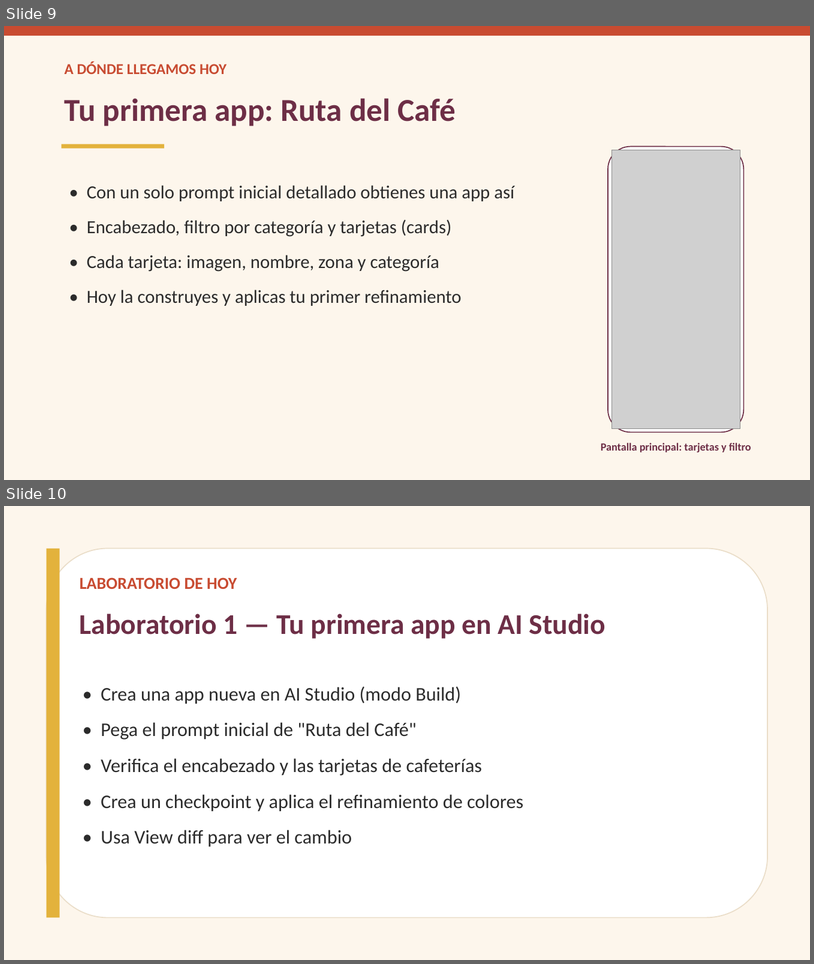
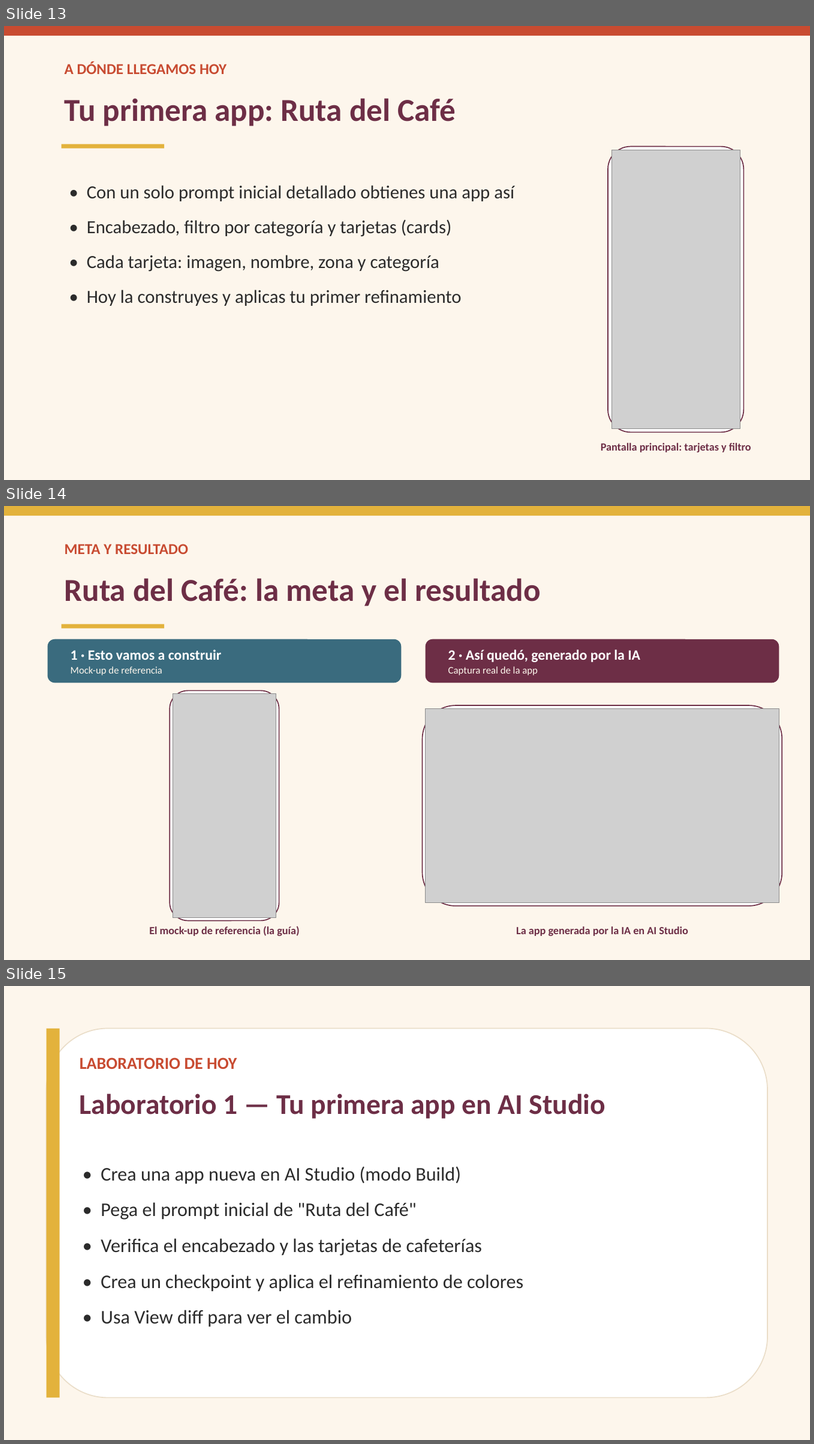
Before and after one commit to ykro/proyectos3-facom-public, a slide deck: slides/sesion-01.pptx. Shown one above the other, each under a label of ours: slides 9 and 10 before the commit, slides 13, 14 and 15 after it. The pictures are 814x964 and 814x1444 pixels, drawn with LibreOffice and Linux fonts; fonts in the diff are those of the drawing; grey boxes stand for pictures. Boxes give left, top, right and bottom in pixels: in the first picture for what was removed or moved away, otherwise in the second. Text is boxed around its words. In the diff, an @@ line names an element or a change of style, - is before the commit and + after.

Commit message:
3ª iteración: apps reales capturadas, flujo AI Studio en guías, demos en slides, docs y fixes
- 8 apps construidas en AI Studio y capturadas (2 insignia + 6 demos); capturas de
  flujo (Build, Enable Firebase, emulador) en guias-estudiante/img/ e insertadas en guías;
  placeholders de teléfono Android eliminados; PDFs regenerados con imágenes.
- Slides: slide 'Demo del docente' por sesión + GitHub, glosario GenAI, cómo genera la IA,
  estructura de archivos/personalización manual; contraste MUTED a AA.
- Guías: GitHub/glosario/overview, personalización manual, bitácora de prompts, plantillas.
- Prompts de las 6 demos (prompts-demos-docente.md).
- Nuevos docs: especificacion-asignaciones, material-de-apoyo-links, clase-01-guion-video, plantillas.
- Evaluación: sin defensa; Proyectos=30 sin split por proyecto; quizzes barajados; rúbrica Tareas/Labs.
- Sin 'Plan B' en ningún archivo; terminología unificada a 'Demo del docente'; badges corregidos.

```diff
--- a/slides/sesion-01.pptx
+++ b/slides/sesion-01.pptx
@@ slide 14 added at [4,506,810,960], background #FDF6EC @@
@@ rectangle added at [4,506,810,516], fill #E3B23C @@
@@ text added at [65,544,188,554], 18 pt, text #C84B31, bold @@
+META Y RESULTADO
@@ text added at [65,578,541,606], 38 pt, text #6D2E46, bold @@
+Ruta del Café: la meta y el resultado
@@ rectangle added at [62,624,164,628], fill #E3B23C @@
@@ rounded rectangle added at [48,639,401,682], fill #3A6B7E @@
@@ text added at [71,649,222,675], 17 pt, text #FFFFFF, bold @@
+1 · Esto vamos a construir
+Mock-up de referencia
@@ rounded rectangle added at [426,639,780,682], fill #6D2E46 @@
@@ text added at [449,649,641,675], 17 pt, text #FFFFFF, bold @@
+2 · Así quedó, generado por la IA
+Captura real de la app
@@ rounded rectangle added at [170,691,279,921], fill #FFFFFF, outline #6D2E46 1.2 pt @@
@@ picture added at [173,694,276,918] @@
@@ rounded rectangle added at [423,705,783,905], fill #FFFFFF, outline #6D2E46 1.2 pt @@
@@ picture added at [426,708,780,902] @@
@@ text added at [149,925,299,936], 13 pt, text #6D2E46, bold @@
+El mock-up de referencia (la guía)
@@ text added at [516,926,689,936], 13 pt, text #6D2E46, bold @@
+La app generada por la IA en AI Studio
@@ what was slide 9 is now slide 13 @@
@@ what was slide 10 is now slide 15 @@
```
Also in this commit, not shown: 4 slides changed, 4 other slides added, 59 other files.
